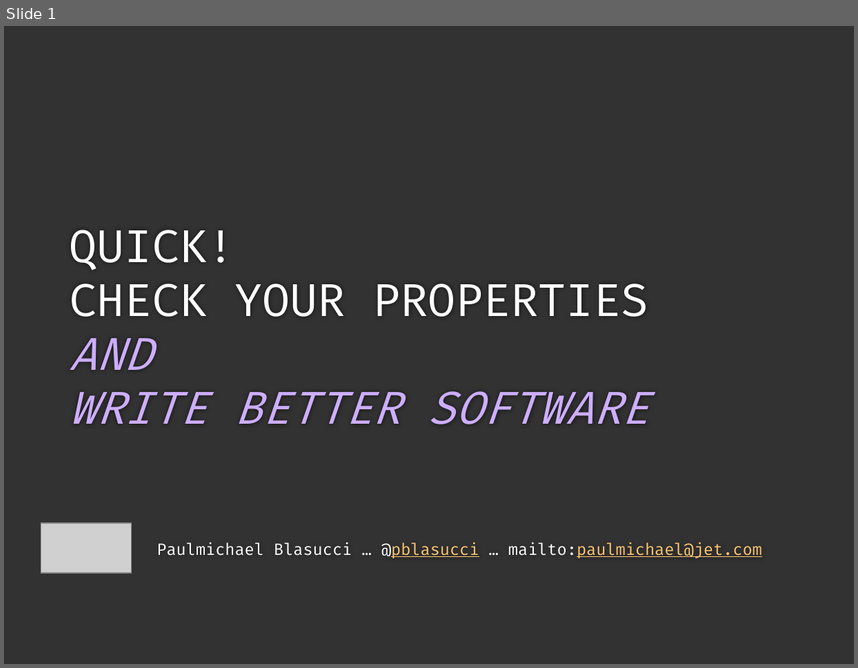
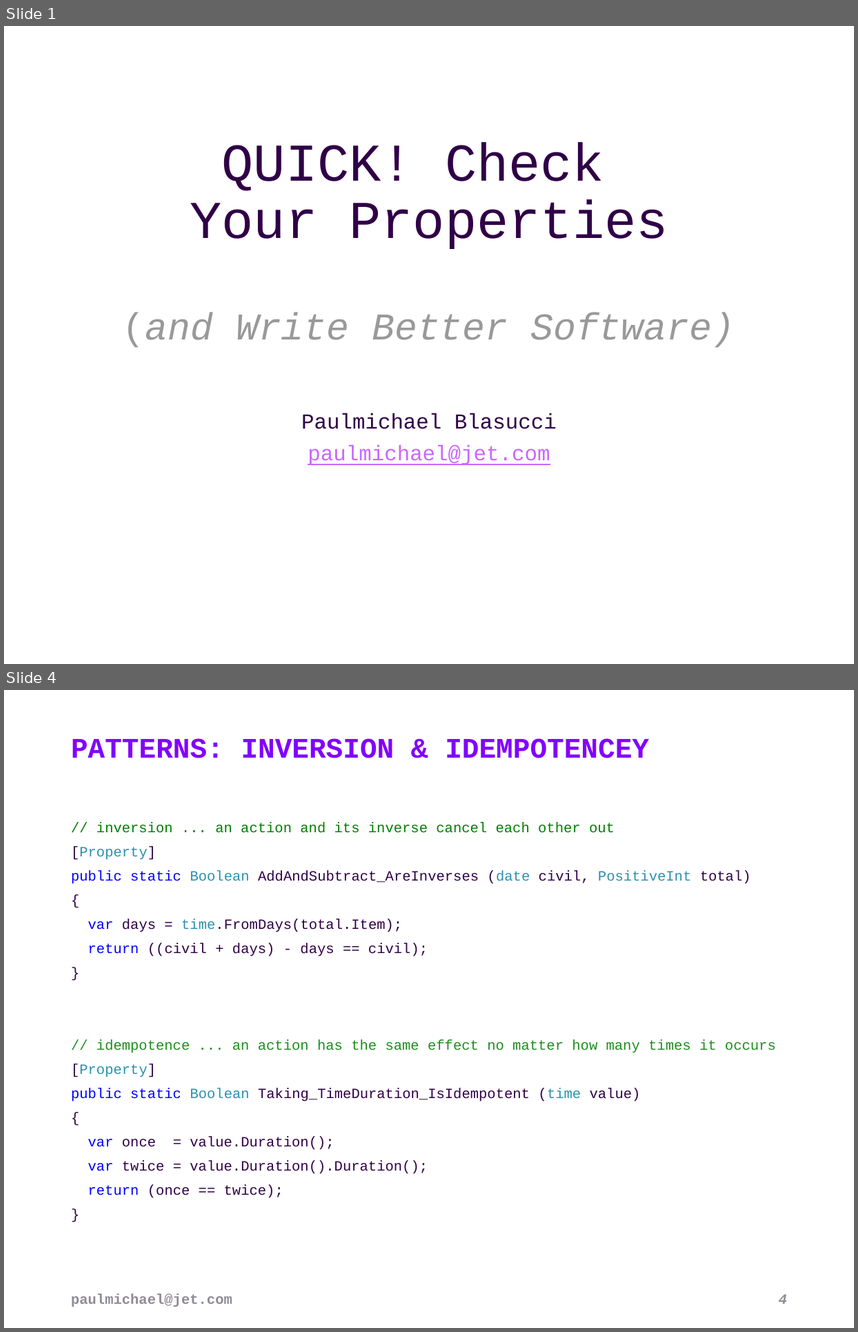
Before and after one commit to pblasucci/quickpbt, a slide deck: quickpbt.pptx. Shown one above the other, each under a label of ours: slide 1 before the commit, slides 1 and 4 after it; the slides between them are not shown. The pictures are 858x668 and 858x1332 pixels, drawn with LibreOffice and Linux fonts; fonts in the diff are those of the drawing; grey boxes stand for pictures; background and template pictures are left out. Boxes give left, top, right and bottom in pixels: in the first picture for what was removed or moved away, otherwise in the second. Text is boxed around its words. In the diff, an @@ line names an element or a change of style, - is before the commit and + after.

```diff
--- a/quickpbt.pptx
+++ b/quickpbt.pptx
@@ slide 4 added at <box>4,690,854,1328</box>, background #FFFFFF @@
@@ title added at <box>71,738,649,758</box>, 24 pt, text #8200FF, bold @@
+PATTERNS: INVERSION & IDEMPOTENCEY
@@ text added at <box>71,822,776,1198</box>, 12 pt, text #300047 @@
+// inversion ... an action and its inverse cancel each other out
+[Property]
+public static Boolean AddAndSubtract_AreInverses (date civil, PositiveInt total)
+{
+var days = time.FromDays(total.Item);
+return ((civil + days) - days == civil);
+}
+// idempotence ... an action has the same effect no matter how many times it occurs
+[Property]
+public static Boolean Taking_TimeDuration_IsIdempotent (time value)
+{
+var once = value.Duration();
+var twice = value.Duration().Duration();
+return (once == twice);
+}
@@ text added at <box>71,1293,232,1306</box>, 12 pt, text #8F8C95, bold @@
+paulmichael@jet.com
@@ page number added at <box>779,1294,787,1303</box>, 12 pt, text #8F8C95, bold, italic @@
+4
@@ slide 1 changed as well @@
@@ background #323232 to #FFFFFF @@
@@ title at <box>123,142,735,347</box>: text changed; size 38 to 45 pt; font Fira Code to Courier New; text colour #CDAEFF to #300047 @@
-QUICK!
-CHECK YOUR PROPERTIES
-AND
-WRITE BETTER SOFTWARE
+QUICK! Check
+Your Properties
+(and Write Better Software)
@@ subtitle "Paulmichael Blasucci" at <box>301,413,557,465</box>: vertical alignment top to middle @@
@@ subtitle at <box>301,413,557,465</box>: text changed; size 13.5 to 18 pt; font Fira Code to Courier New; text colour #FFFFFF to #300047 @@
-Paulmichael Blasucci … @pblasucci … mailto:paulmichael@jet.com
+Paulmichael Blasucci
+paulmichael@jet.com
@@ picture removed at <box>41,522,131,572</box> @@
```
Also in this commit, not shown: 2 other slides changed, 19 other slides added, 21 other files.
